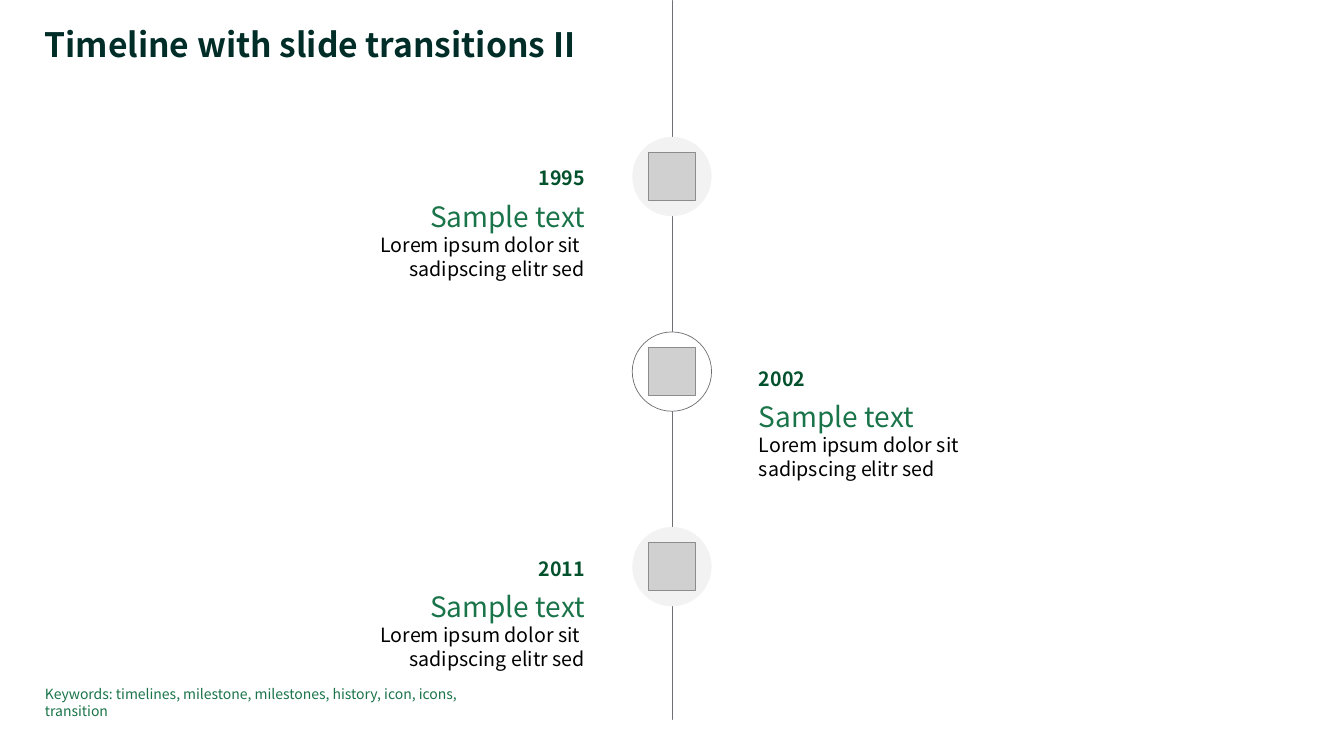
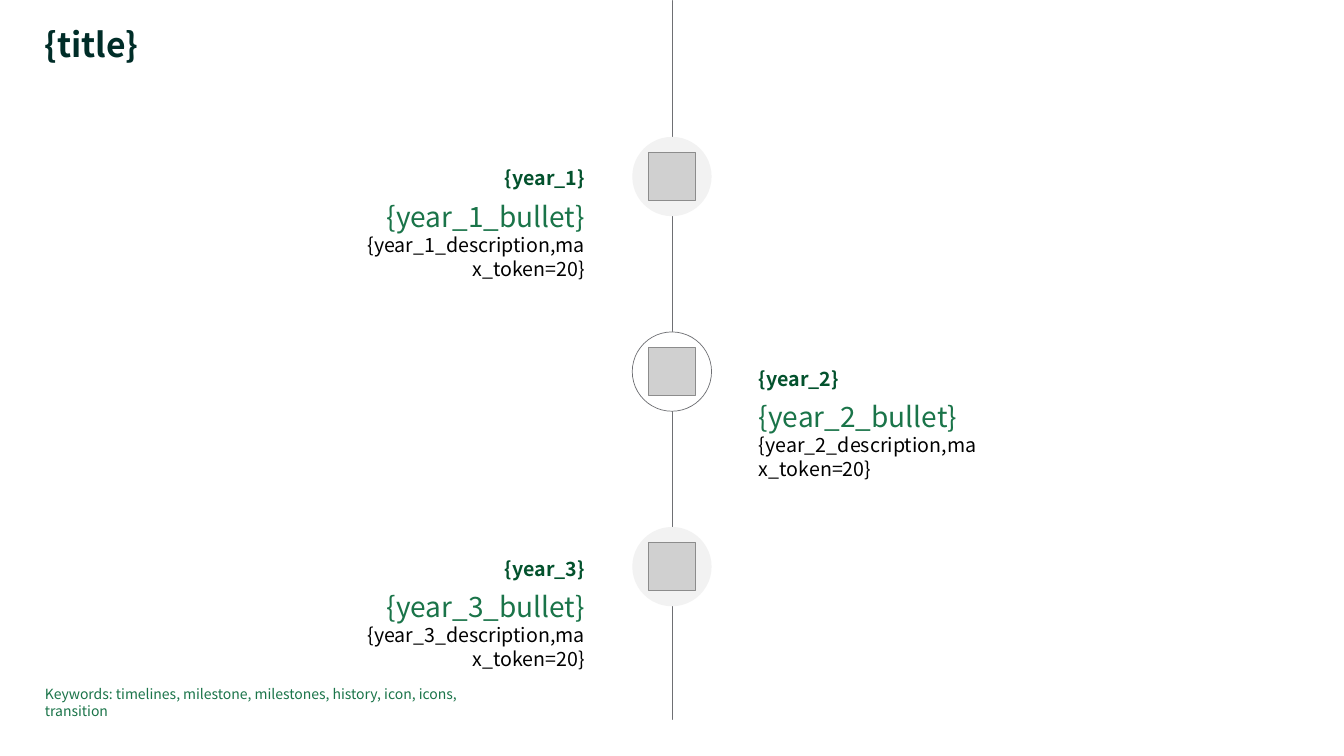
Before and after one commit to set718/PPT-Agent, a slide deck: slide 1 of templates/ppt_template/split_presentations_232.pptx. Drawn at 1344x756 pixels with LibreOffice and Linux fonts; fonts in the diff are those of the drawing; grey boxes stand for pictures. Boxes give left, top, right and bottom in pixels: in the first picture for what was removed or moved away, otherwise in the second. Text is boxed around its words. In the diff, an @@ line names an element or a change of style, - is before the commit and + after.

```diff
--- a/templates/ppt_template/split_presentations_232.pptx
+++ b/templates/ppt_template/split_presentations_232.pptx
@@ title at (44,29,138,63): text changed @@
-Timeline with slide transitions II
+{title}
@@ text at (505,169,585,190): text changed @@
-1995
+{year_1}
@@ text at (367,204,585,280): text changed @@
-Sample text
-Lorem ipsum dolor sit
-sadipscing elitr sed
+{year_1_bullet}
+{year_1_description,max_token=20}
@@ text at (759,370,839,391): text changed @@
-2002
+{year_2}
@@ text at (759,404,976,480): text changed @@
-Sample text
-Lorem ipsum dolor sit
-sadipscing elitr sed
+{year_2_bullet}
+{year_2_description,max_token=20}
@@ text at (505,560,585,581): text changed @@
-2011
+{year_3}
@@ text at (367,594,585,670): text changed @@
-Sample text
-Lorem ipsum dolor sit
-sadipscing elitr sed
+{year_3_bullet}
+{year_3_description,max_token=20}
```
Also in this commit, not shown: 24 other files.
